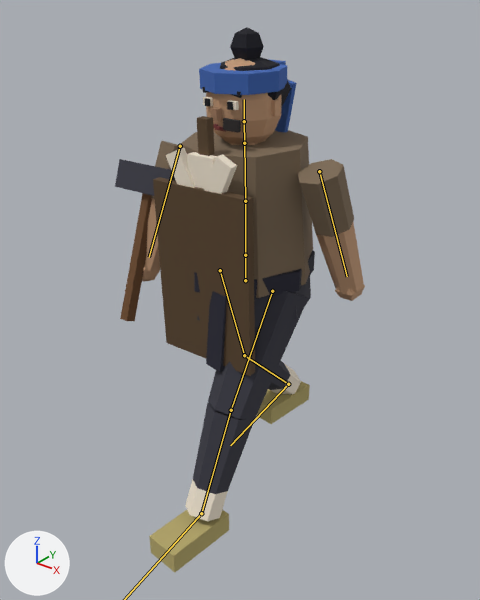
One commit to the glTF model assets3d/npcs/npc_N109.glb: the scene before it, then after it.
Before and after are seen from a camera (50 mm lens) standing at (1.367, -1.741, 1.945) and looking at (-0.007, -0.023, 0.88). The axes (+X, +Y, +Z) are drawn at lower left. The lights are the same throughout. The picture after the commit comes second. Both versions are drawn at frame 14 of the action 'Walk'; the numbers are the values there. The bones that change, and the others that lie on the model, are drawn over the model as lines.

In view in the first picture: 'npc_N109_part0', 'npc_N109_part1', 'npc_N109_part11', 'npc_N109_part12', 'npc_N109_part13', 'npc_N109_part14', 'npc_N109_part15', 'npc_N109_part2', 'npc_N109_part3', 'npc_N109_part4', 'npc_N109_part5', 'npc_N109_part6', 'npc_N109_part7', 'npc_N109_part8', 'npc_N109_part9'.
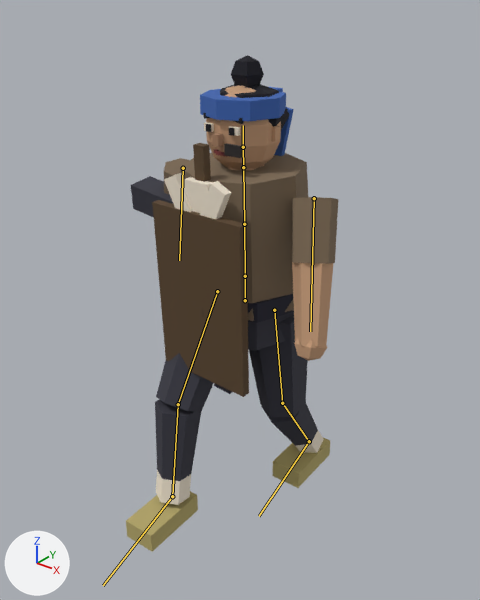
The change, as a diff of the scene's bpy script:
```diff
--- a/assets3d/npcs/npc_N109.glb.py
+++ b/assets3d/npcs/npc_N109.glb.py
@@ bone_hips @@
 bone_hips = bpy.data.objects['Armature'].pose.bones['Hips']  # child of 'Root'
-bone_hips.location = (0.0, 0.001, 0.0)
-bone_hips.rotation_quaternion = (0.999, 0.0, -0.043, 0.0)  # degrees (0, -5, 0)
+bone_hips.location = (0.0, -0.08, 0.0)
+bone_hips.rotation_quaternion = (1.0, 0.007, 0.022, 0.0)  # degrees (1, 3, 0)
@@ bone_spine @@
 bone_spine = bpy.data.objects['Armature'].pose.bones['Spine']  # child of 'Hips'
-bone_spine.rotation_quaternion = (1.0, 0.0, 0.0, 0.0)  # degrees (0, 0, 0)
+bone_spine.rotation_quaternion = (1.0, 0.003, -0.014, 0.0)  # degrees (0, -2, 0)
@@ bone_chest @@
 bone_chest = bpy.data.objects['Armature'].pose.bones['Chest']  # child of 'Spine'
-bone_chest.rotation_quaternion = (0.998, 0.017, 0.06, -0.001)  # degrees (2, 7, 0)
+bone_chest.rotation_quaternion = (1.0, 0.007, -0.021, 0.0)  # degrees (1, -2, 0)
@@ bone_head @@
 bone_head = bpy.data.objects['Armature'].pose.bones['Head']  # child of 'Neck'
-bone_head.rotation_quaternion = (1.0, 0.0, -0.026, 0.0)  # degrees (0, -3, 0)
+bone_head.rotation_quaternion = (0.999, -0.017, 0.031, 0.001)  # degrees (-2, 4, 0)
@@ bone_upperarm_l @@
 bone_upperarm_l = bpy.data.objects['Armature'].pose.bones['UpperArm.L']  # child of 'Chest'
-bone_upperarm_l.rotation_quaternion = (0.988, 0.152, 0.018, 0.018)  # degrees (17, 2, 2)
+bone_upperarm_l.rotation_quaternion = (0.986, -0.153, -0.011, -0.071)  # degrees (-18, -2, -8)
@@ bone_upperarm_r @@
 bone_upperarm_r = bpy.data.objects['Armature'].pose.bones['UpperArm.R']  # child of 'Chest'
-bone_upperarm_r.rotation_quaternion = (-0.982, 0.184, -0.022, -0.022)  # degrees (-21, 3, 2)
+bone_upperarm_r.rotation_quaternion = (-0.998, -0.052, 0.003, -0.046)  # degrees (6, -1, 5)
@@ bone_upperleg_l @@
 bone_upperleg_l = bpy.data.objects['Armature'].pose.bones['UpperLeg.L']  # child of 'Hips'
-bone_upperleg_l.rotation_quaternion = (0.97, -0.242, 0.0, 0.0)  # degrees (-28, 0, 0)
+bone_upperleg_l.rotation_quaternion = (0.997, 0.077, 0.0, 0.0)  # degrees (9, 0, 0)
@@ bone_lowerleg_l @@
 bone_lowerleg_l = bpy.data.objects['Armature'].pose.bones['LowerLeg.L']  # child of 'UpperLeg.L'
-bone_lowerleg_l.rotation_quaternion = (0.999, 0.048, 0.0, 0.0)  # degrees (5, 0, 0)
+bone_lowerleg_l.rotation_quaternion = (0.976, 0.218, 0.0, 0.0)  # degrees (25, 0, 0)
@@ bone_foot_l @@
 bone_foot_l = bpy.data.objects['Armature'].pose.bones['Foot.L']  # child of 'LowerLeg.L'
-bone_foot_l.rotation_quaternion = (0.98, 0.2, 0.0, 0.0)  # degrees (23, 0, 0)
+bone_foot_l.rotation_quaternion = (0.954, -0.3, 0.0, 0.0)  # degrees (-35, 0, 0)
@@ bone_upperleg_r @@
 bone_upperleg_r = bpy.data.objects['Armature'].pose.bones['UpperLeg.R']  # child of 'Hips'
-bone_upperleg_r.rotation_quaternion = (-0.988, -0.154, 0.0, 0.0)  # degrees (18, 0, 0)
+bone_upperleg_r.rotation_quaternion = (-0.955, 0.296, 0.0, 0.0)  # degrees (-34, 0, 0)
@@ bone_lowerleg_r @@
 bone_lowerleg_r = bpy.data.objects['Armature'].pose.bones['LowerLeg.R']  # child of 'UpperLeg.R'
-bone_lowerleg_r.rotation_quaternion = (0.968, 0.25, 0.0, 0.0)  # degrees (29, 0, 0)
+bone_lowerleg_r.rotation_quaternion = (0.976, 0.218, 0.0, 0.0)  # degrees (25, 0, 0)
@@ bone_foot_r @@
 bone_foot_r = bpy.data.objects['Armature'].pose.bones['Foot.R']  # child of 'LowerLeg.R'
-bone_foot_r.rotation_quaternion = (0.917, -0.398, 0.0, 0.0)  # degrees (-47, 0, 0)
+bone_foot_r.rotation_quaternion = (0.997, 0.074, 0.0, 0.0)  # degrees (8, 0, 0)
```

Location of each change, [x1, y1, x2, y2] in pixels of the pictures (480 x 600 px):
'npc_N109_part12', posed: before [153, 116, 255, 376]; after [152, 143, 249, 397]
'npc_N109_part0', posed: before [193, 276, 311, 494]; after [155, 312, 318, 481]
'npc_N109_part4', posed (14% narrower): before [151, 130, 354, 298]; after [164, 153, 338, 321]
'npc_N109_part5', posed: before [142, 59, 365, 301]; after [206, 86, 333, 361]
'npc_N109_part2', posed (27% wider, 40% shorter): before [149, 381, 310, 572]; after [126, 438, 330, 552]
'npc_N109_part1', posed (24% wider, 10% shorter): before [166, 97, 301, 521]; after [156, 122, 324, 505]
'npc_N109_part11', posed: before [199, 60, 297, 133]; after [200, 87, 294, 156]
'npc_N109_part7', posed (7% shorter): before [202, 27, 291, 108]; after [203, 55, 290, 130]
'npc_N109_part14', posed: before [115, 159, 176, 196]; after [131, 176, 173, 218]
'npc_N109_part13', posed (not visible afterwards): before [120, 193, 152, 321]
bone 'Hips', root to tip: before (245, 280) to (245, 255); after (245, 300) to (245, 276)
bone 'Spine', root to tip: before (245, 255) to (245, 201); after (245, 276) to (244, 224)
bone 'Chest', root to tip: before (245, 201) to (244, 143); after (244, 224) to (243, 167)
bone 'Head', root to tip: before (244, 121) to (244, 99); after (243, 147) to (243, 125)
bone 'UpperArm.L', root to tip: before (319, 171) to (347, 276); after (314, 198) to (310, 331)
bone 'UpperArm.R', root to tip: before (180, 146) to (149, 257); after (183, 168) to (179, 260)
bone 'UpperLeg.L', root to tip: before (272, 291) to (231, 410); after (274, 310) to (282, 403)
bone 'LowerLeg.L', root to tip: before (231, 410) to (201, 513); after (282, 403) to (309, 441)
bone 'UpperLeg.R', root to tip: before (220, 270) to (244, 355); after (217, 291) to (178, 404)
bone 'LowerLeg.R', root to tip: before (244, 355) to (288, 384); after (178, 404) to (172, 496)
bone 'Foot.R', root to tip: before (288, 384) to (230, 445); after (172, 496) to (103, 585)
